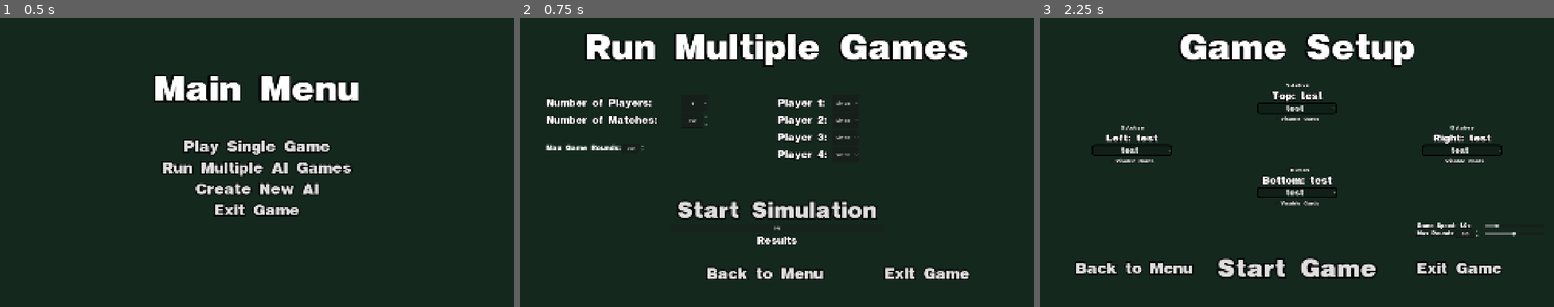
Above: before the commit, frames 1-3 (left to right).
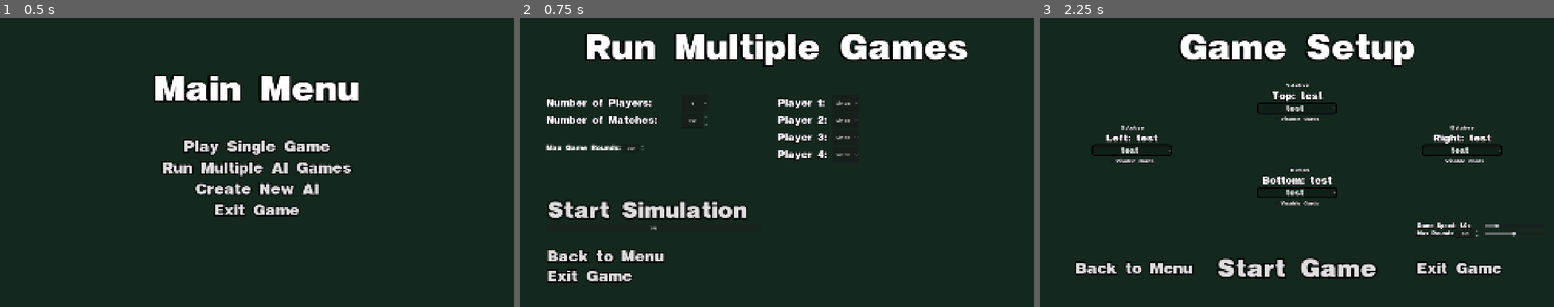
Above: after the commit, the same moments.

Repository: JontePonte/UNO-utlimate-ai-simulator
Game: Godot game, scene res://menus/MainMenu.tscn
Two runs of this game, one before a commit and one after it. Both use one fixed random seed, a clock stepped at 60 frames per second and the inputs below.
Inputs:
- Up to frame 1 (0.5 s): no input
- Up to frame 2 (0.75 s): click "Run Multiple AI Games" at 0.5 s
- Up to frame 3 (2.25 s): click "Back to Menu" at 1.25 s; click "Play Single Game" at 2 s

Frame 1 is identical in both runs. In frame 2, 5.4% of the frame differs, in the area x 5-88%, y 63-92%; in frame 3, nothing differs.

Commit message:
Simulation results are shows in MultipleGames

Diff:
--- a/uno-ultimate-ai-simulator/menus/MultipleGames.tscn
+++ b/uno-ultimate-ai-simulator/menus/MultipleGames.tscn
@@ -25,6 +25,15 @@
 [sub_resource type="LabelSettings" id="LabelSettings_4jroq"]
 font = ExtResource("2_atn1r")
 font_size = 28
+
+[sub_resource type="LabelSettings" id="LabelSettings_atn1r"]
+font = ExtResource("2_atn1r")
+font_size = 30
+outline_size = 8
+outline_color = Color(0, 0, 0, 1)
+shadow_size = 8
+shadow_color = Color(0, 0, 0, 1)
+shadow_offset = Vector2(-2.5, 1)
 
 [node name="MatchSetup" type="Control" unique_id=1779067515]
 layout_mode = 3
@@ -240,38 +249,36 @@
 custom_minimum_size = Vector2(0, 100)
 layout_mode = 2
 
-[node name="Start" type="Button" parent="MarginContainer/MainVBox" unique_id=1482418785]
-layout_mode = 2
-size_flags_horizontal = 4
+[node name="BottomHBox" type="HBoxContainer" parent="MarginContainer/MainVBox" unique_id=1408743332]
+layout_mode = 2
+size_flags_horizontal = 0
+
+[node name="HBoxSim" type="VBoxContainer" parent="MarginContainer/MainVBox/BottomHBox" unique_id=225372872]
+layout_mode = 2
+
+[node name="Start" type="Button" parent="MarginContainer/MainVBox/BottomHBox/HBoxSim" unique_id=1482418785]
+layout_mode = 2
+size_flags_horizontal = 0
 theme_override_constants/outline_size = 23
 theme_override_fonts/font = ExtResource("2_atn1r")
 theme_override_font_sizes/font_size = 90
 text = "Start Simulation"
 flat = true
-
-[node name="ProgressBar" type="ProgressBar" parent="MarginContainer/MainVBox" unique_id=755868699]
+alignment = 0
+
+[node name="ProgressBar" type="ProgressBar" parent="MarginContainer/MainVBox/BottomHBox/HBoxSim" unique_id=755868699]
 custom_minimum_size = Vector2(800, 0)
 layout_mode = 2
 size_flags_horizontal = 4
 
-[node name="Label" type="Label" parent="MarginContainer/MainVBox" unique_id=1166881295]
-custom_minimum_size = Vector2(200, 60)
-layout_mode = 2
-text = "Results"
-label_settings = SubResource("LabelSettings_bhea4")
-horizontal_alignment = 1
-vertical_alignment = 1
-
-[node name="Spacer3" type="Control" parent="MarginContainer/MainVBox" unique_id=1747304166]
+[node name="Spacer3" type="Control" parent="MarginContainer/MainVBox/BottomHBox/HBoxSim" unique_id=1696965799]
 custom_minimum_size = Vector2(0, 50)
 layout_mode = 2
 
-[node name="ButtonHBox" type="HBoxContainer" parent="MarginContainer/MainVBox" unique_id=1408743332]
-layout_mode = 2
-size_flags_horizontal = 8
-
-[node name="Back" type="Button" parent="MarginContainer/MainVBox/ButtonHBox" unique_id=1051092805]
-custom_minimum_size = Vector2(600, 0)
+[node name="HBoxBackExit" type="VBoxContainer" parent="MarginContainer/MainVBox/BottomHBox/HBoxSim" unique_id=1351352635]
+layout_mode = 2
+
+[node name="Back" type="Button" parent="MarginContainer/MainVBox/BottomHBox/HBoxSim/HBoxBackExit" unique_id=1051092805]
 layout_mode = 2
 theme_override_constants/outline_size = 19
 theme_override_fonts/font = ExtResource("2_atn1r")
@@ -279,9 +286,9 @@
 text = "Back to Menu
 "
 flat = true
-
-[node name="ExitGame" type="Button" parent="MarginContainer/MainVBox/ButtonHBox" unique_id=103533672]
-custom_minimum_size = Vector2(600, 0)
+alignment = 0
+
+[node name="ExitGame" type="Button" parent="MarginContainer/MainVBox/BottomHBox/HBoxSim/HBoxBackExit" unique_id=103533672]
 layout_mode = 2
 theme_override_constants/outline_size = 19
 theme_override_fonts/font = ExtResource("2_atn1r")
@@ -289,3 +296,15 @@
 text = "Exit Game
 "
 flat = true
+alignment = 0
+
+[node name="Spacer4" type="Control" parent="MarginContainer/MainVBox/BottomHBox" unique_id=593074985]
+custom_minimum_size = Vector2(50, 0)
+layout_mode = 2
+
+[node name="ResultsLabel" type="Label" parent="MarginContainer/MainVBox/BottomHBox" unique_id=1166881295]
+custom_minimum_size = Vector2(800, 60)
+layout_mode = 2
+label_settings = SubResource("LabelSettings_atn1r")
+horizontal_alignment = 1
+vertical_alignment = 1
--- a/uno-ultimate-ai-simulator/menus/multiple_games.gd
+++ b/uno-ultimate-ai-simulator/menus/multiple_games.gd
@@ -12,9 +12,12 @@
 @onready var slot3_opt = $MarginContainer/MainVBox/HBoxCenter/VBoxR/Slot3/OptionButton
 @onready var slot4_opt = $MarginContainer/MainVBox/HBoxCenter/VBoxR/Slot4/OptionButton
 
-@onready var start_button = $MarginContainer/MainVBox/Start
-@onready var exit_button = $MarginContainer/MainVBox/ButtonHBox/ExitGame
-@onready var main_menu_button = $MarginContainer/MainVBox/ButtonHBox/Back
+@onready var progress_bar = $MarginContainer/MainVBox/BottomHBox/HBoxSim/ProgressBar
+@onready var results_label = $MarginContainer/MainVBox/BottomHBox/ResultsLabel
+
+@onready var start_button = $MarginContainer/MainVBox/BottomHBox/HBoxSim/Start
+@onready var exit_button = $MarginContainer/MainVBox/BottomHBox/HBoxSim/HBoxBackExit/ExitGame
+@onready var main_menu_button = $MarginContainer/MainVBox/BottomHBox/HBoxSim/HBoxBackExit/Back
 
 
 # Called when the node enters the scene tree for the first time.
@@ -84,6 +87,12 @@
 	var num_matches = int(match_count_spinbox.value)
 	var num_players = num_players_opt.get_item_id(num_players_opt.selected)
 
+	# Gör i ordning UI:t för laddningen
+	progress_bar.max_value = num_matches
+	progress_bar.value = 0
+	progress_bar.show()
+	results_label.text = "Simulerar " + str(num_matches) + " matcher...\nVänligen vänta."
+
 	# Dictionary för att hålla koll på resultatet
 	var scoreboard = {
 		"Draw": 0
@@ -108,13 +117,31 @@
 		else:
 			scoreboard[winner] = 1
 
+		# --- UI UPPDATERING OCH BATCHING ---
+		progress_bar.value = i + 1
+
+		# Uppdatera UI:t var 50:e match (ändra till 100 om du vill att det ska gå ännu snabbare,
+		# men 50 brukar ge en väldigt mjuk och fin animation på mätaren)
+		if i % 50 == 0:
+			await get_tree().process_frame
+
 	# --- SIMULERING KLAR ---
 	var end_time = Time.get_ticks_msec()
 	var time_taken = (end_time - start_time) / 1000.0
 
-	print("--- SIMULERING KLAR PÅ ", time_taken, " SEKUNDER ---")
-	print("Totalt antal matcher: ", num_matches)
-	print("Resultat: ", scoreboard)
+	# --- BYGG RESULTAT-TEXTEN ---
+	var final_text = "--- SIMULERING KLAR ---\n"
+	final_text += "Totalt antal matcher: " + str(num_matches) + "\n"
+	final_text += "Tid: " + str(time_taken).pad_decimals(2) + " sekunder\n\n"
+
+	# Räkna ut vinstprocent och lägg till i texten
+	for player_name in scoreboard.keys():
+		var wins = scoreboard[player_name]
+		var win_rate = (float(wins) / float(num_matches)) * 100.0
+		final_text += player_name + ": " + str(wins) + " vinster (" + str(win_rate).pad_decimals(1) + "%)\n"
+
+	# Visa det snygga resultatet på skärmen!
+	results_label.text = final_text
 
 func _on_exit_button_pressed():
 	get_tree().quit()
